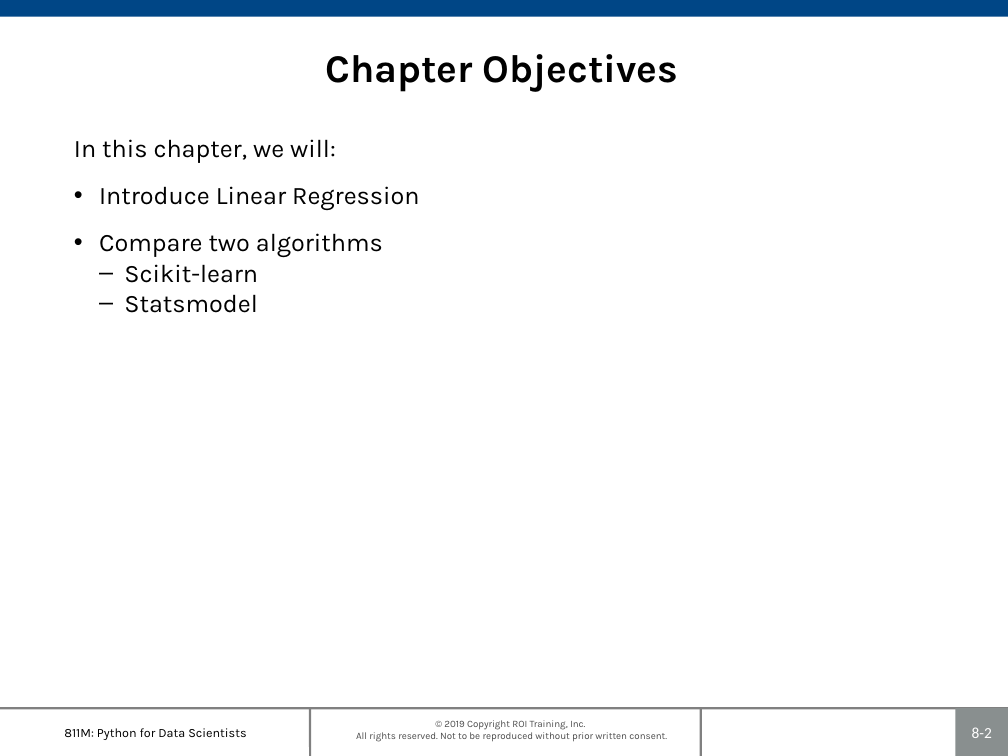
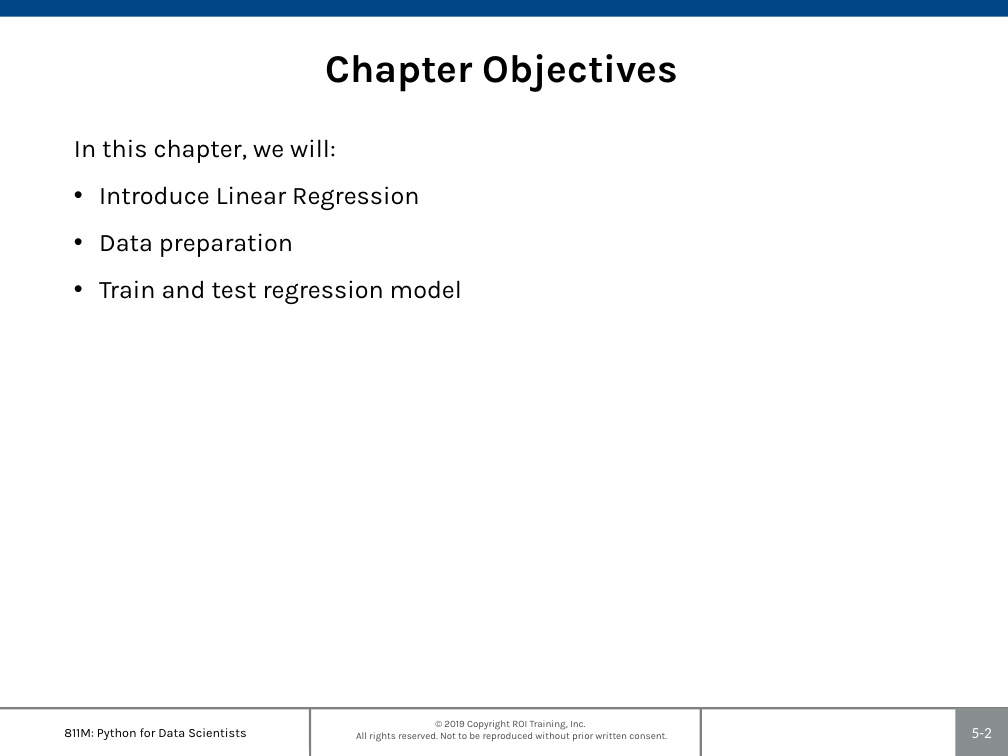
Before and after one commit to roitraining/SparkforDataEngineers, a slide deck: slide 2 of Ch05_RegressionAnalysis.pptx. Drawn at 1008x756 pixels with LibreOffice and Linux fonts; fonts in the diff are those of the drawing; background and template pictures are left out. Boxes give left, top, right and bottom in pixels: in the first picture for what was removed or moved away, otherwise in the second. Text is boxed around its words. In the diff, an @@ line names an element or a change of style, - is before the commit and + after.

```diff
--- a/Ch05_RegressionAnalysis.pptx
+++ b/Ch05_RegressionAnalysis.pptx
@@ text at bbox=[99, 233, 462, 305]: text changed @@
-• Compare two algorithms
-  – Scikit-learn
-  – Statsmodel
+• Data preparation
+• Train and test regression model
@@ page number at bbox=[972, 728, 992, 738]: text changed @@
-8-2
+5-2
```
Also in this commit, not shown: 6 other slides changed, 9 slides added, 4 slides removed, 24 other files.
